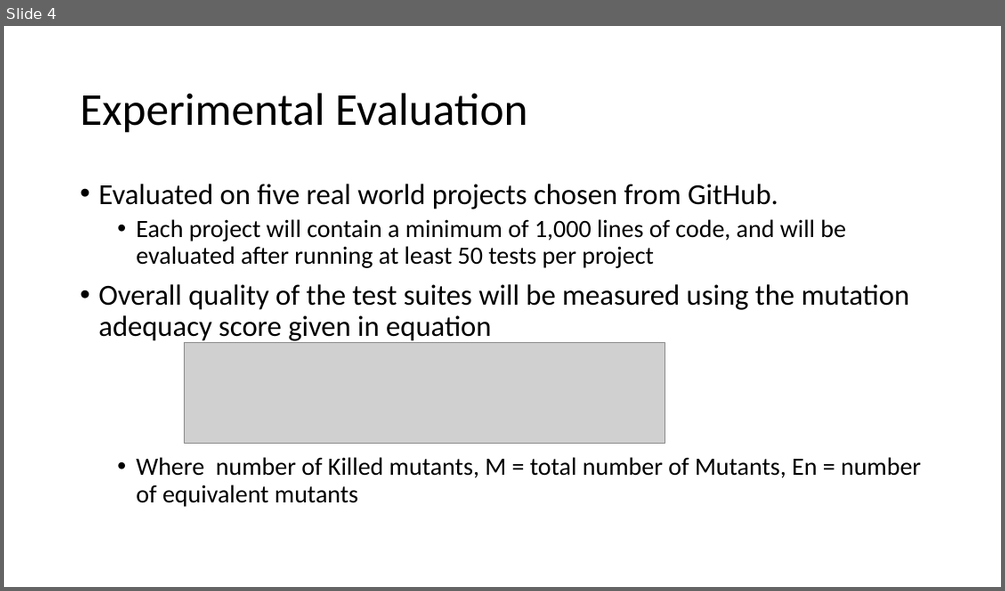
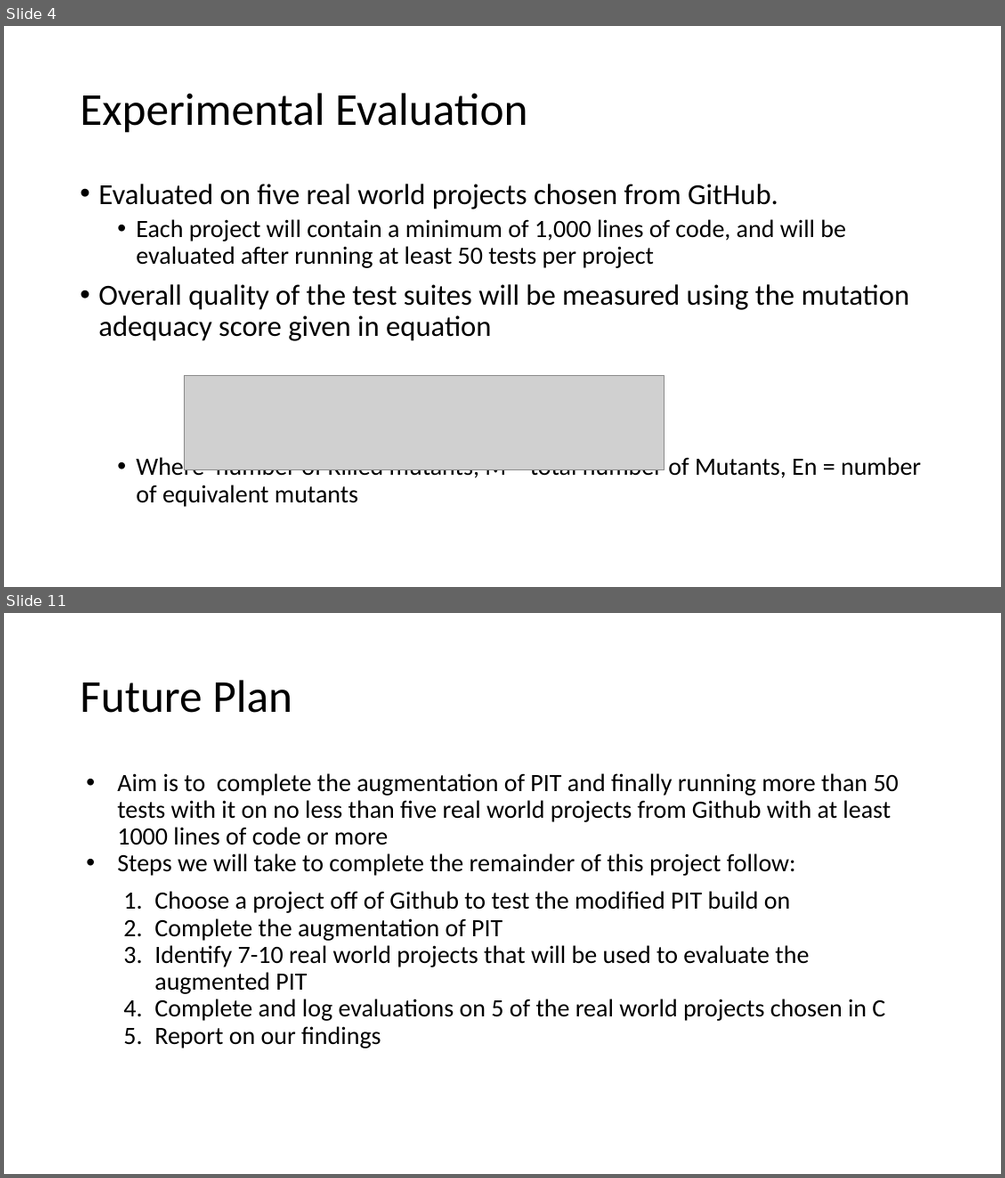
Before and after one commit to matthewbachelder/cs6367, a slide deck: Midterm_Presentation.pptx. Shown one above the other, each under a label of ours: slide 4 before the commit, slides 4 and 11 after it; the slides between them are not shown. The pictures are 1005x591 and 1005x1178 pixels, drawn with LibreOffice and Linux fonts; fonts in the diff are those of the drawing; grey boxes stand for pictures. Boxes give left, top, right and bottom in pixels: in the first picture for what was removed or moved away, otherwise in the second. Text is boxed around its words. In the diff, an @@ line names an element or a change of style, - is before the commit and + after.

```diff
--- a/Midterm_Presentation.pptx
+++ b/Midterm_Presentation.pptx
@@ slide 11 added at box(4, 613, 1001, 1174), background #FFFFFF @@
@@ title added at box(80, 680, 292, 713), 44 pt, text #000000 @@
+Future Plan
@@ text added at box(117, 773, 898, 1048), 24 pt, text #000000 @@
+• Aim is to complete the augmentation of PIT and finally running more than 50 tests with it on no less than five real world projects from Github with at least 1000 lines of code or more
+• Steps we will take to complete the remainder of this project follow:
+1. Choose a project off of Github to test the modified PIT build on
+2. Complete the augmentation of PIT
+3. Identify 7-10 real world projects that will be used to evaluate the augmented PIT
+4. Complete and log evaluations on 5 of the real world projects chosen in C
+5. Report on our findings
@@ slide 4 changed as well @@
@@ text "Evaluated on five real world ..." at box(98, 184, 921, 507): less space between paragraphs @@
@@ picture: place and size @@
-picture at box(184, 342, 664, 443)
+picture at box(184, 376, 663, 469)
```
Also in this commit, not shown: 4 other slides changed, 8 other slides added.
